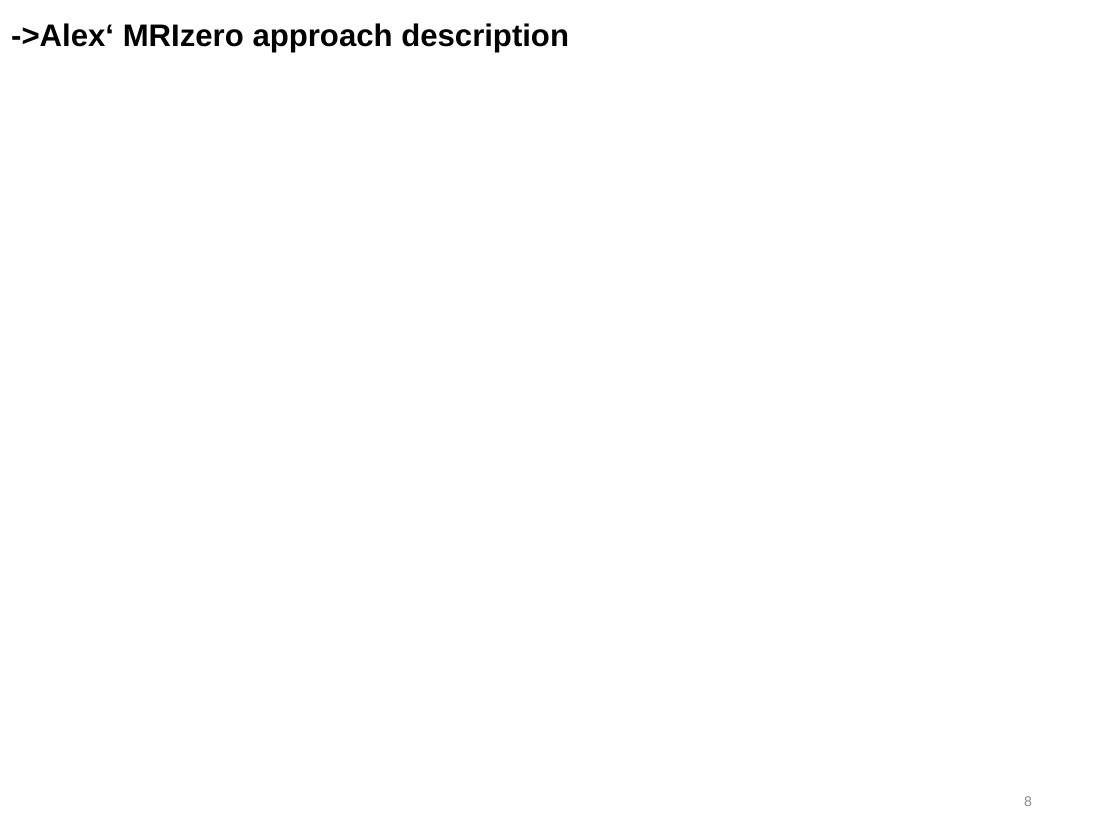
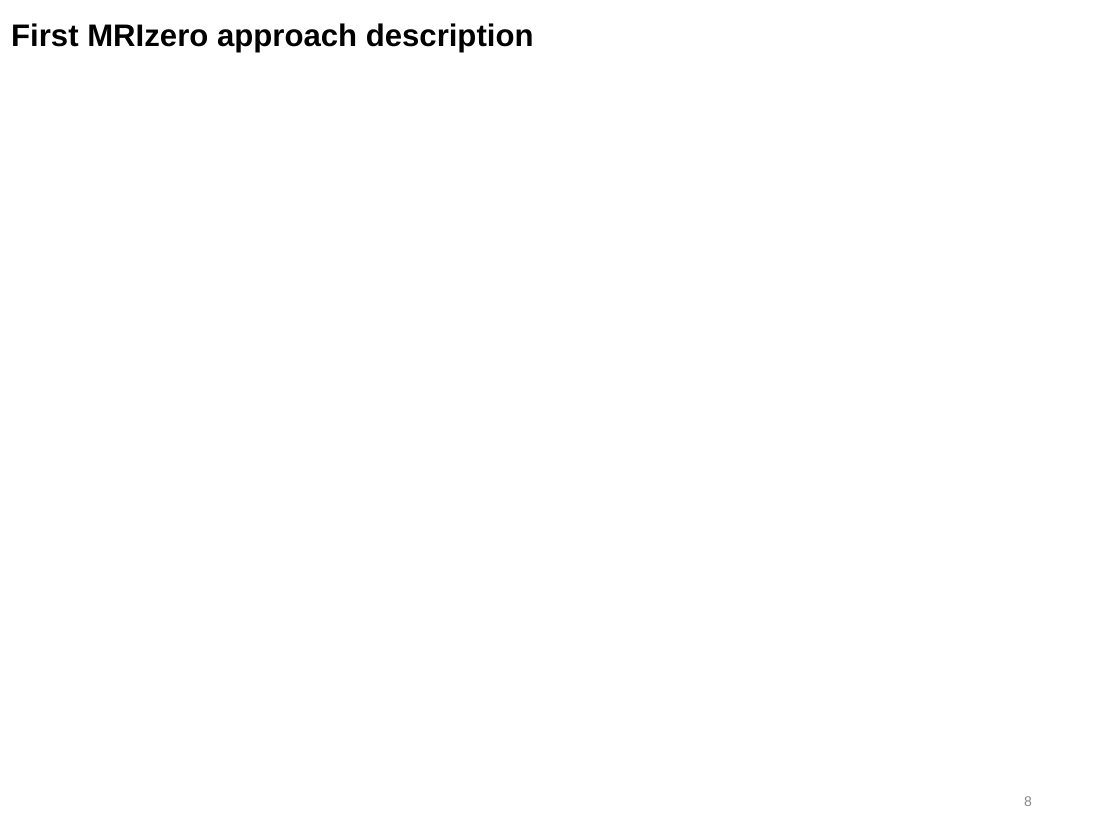
Before and after one commit to mzaiss/MRTwin_pulseq, a slide deck: slide 8 of lyx_ppt/MRIzero_two.ppt. Drawn at 1120x840 pixels with LibreOffice and Linux fonts; fonts in the diff are those of the drawing. Boxes give left, top, right and bottom in pixels: in the first picture for what was removed or moved away, otherwise in the second. Text is boxed around its words. In the diff, an @@ line names an element or a change of style, - is before the commit and + after.

```diff
--- a/lyx_ppt/MRIzero_two.ppt
+++ b/lyx_ppt/MRIzero_two.ppt
@@ title at <box>11,23,534,52</box>: text changed @@
-->Alex‘ MRIzero approach description
+First MRIzero approach description
```
Also in this commit, not shown: 4 other slides changed, 2 slides added, 7 other files.
